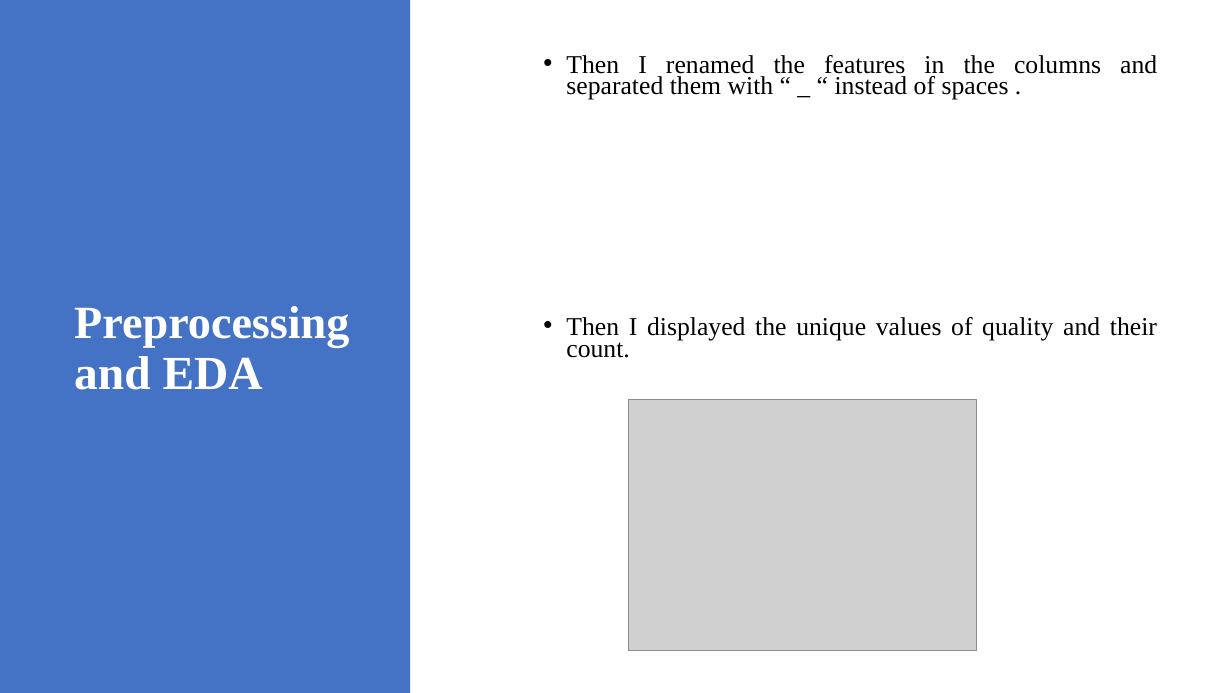
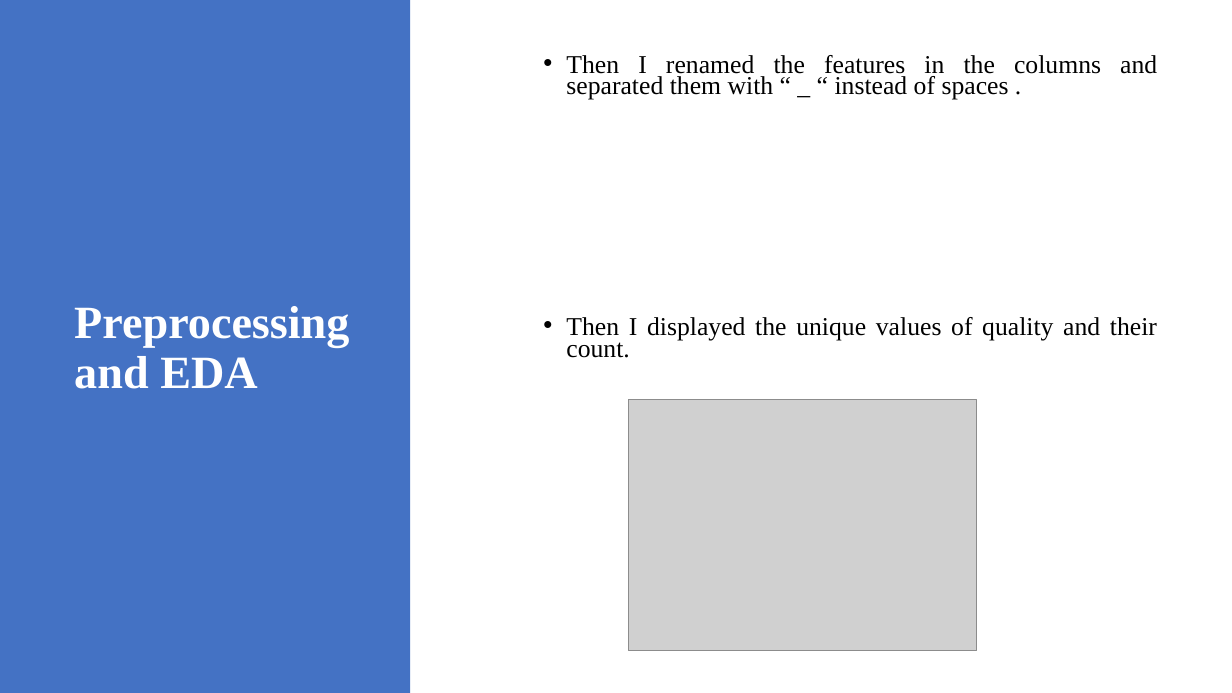
Before and after one commit to eliasturk/Red-wine-quality, a slide deck: slide 6 of Wine Quality.pptx. Drawn at 1232x693 pixels with LibreOffice and Linux fonts; fonts in the diff are those of the drawing; grey boxes stand for pictures. Boxes give left, top, right and bottom in pixels: in the first picture for what was removed or moved away, otherwise in the second. Text is boxed around its words. In the diff, an @@ line names an element or a change of style, - is before the commit and + after.

```diff
--- a/Wine Quality.pptx
+++ b/Wine Quality.pptx
@@ title "Preprocessing and EDA" at (74, 306, 349, 389): size 37 to 36 pt in "and EDA" @@
```
